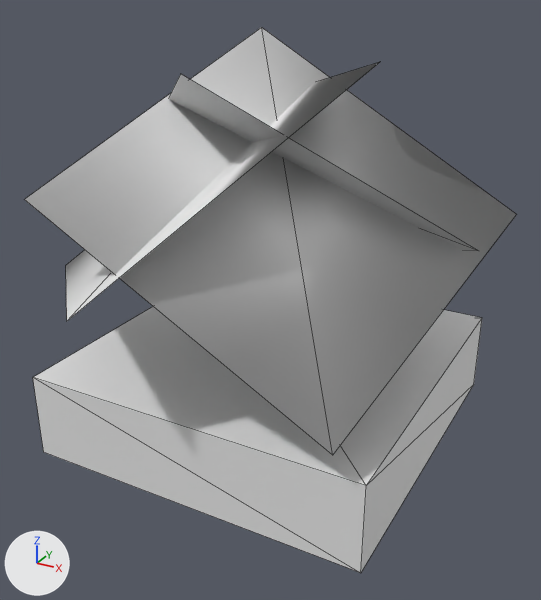
Before and after pictures for a commit that changed the OBJ model MWDF Project/MasterworkDwarfFortress/Utilities/Armok Vision/Armok Vision_Data/StreamingAssets/TileMeshes/BUSH.obj.
One viewpoint serves both versions: a camera (50 mm lens) standing at (1.93, -3.58, 2.58) and looking at (0.05, -0.15, 0.87). Lighting does not change. The marker at lower left points along +X, +Y and +Z. Mesh edges are drawn as thin lines. Where no turn or scale is listed for an object, it has been applied to the vertices.

Objects in the first picture: 'BUSH'.
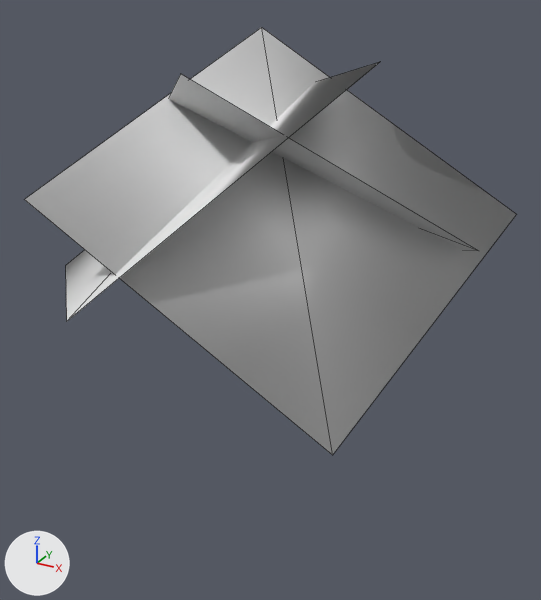
Pixel boxes (x1, y1, x2, y2) of what changed, in the pictures (541 x 600 px):
```json
{"object": "BUSH", "change": "reshaped", "before": [25, 27, 516, 573], "after": [25, 27, 516, 455], "on screen": "22% shorter"}
{"part": 1, "of": "me_bush", "change": "deleted", "before": [33, 306, 482, 573]}
```

The change, as JSON lines over the scene's bpy script:
```json
{"block": "me_bush", "where": "me_bush.from_pydata(...)  # 58 vertices, 73 faces; spans x -1.47..1.21, y -1.44..1.2, z 0.0..2.28"}
{"block": "me_bush", "where": "# used by ob_bush; location = (0.0, 0.0, 0.0)"}
{"block": "me_bush", "change": "me_bush part 1: the loose piece of 8 vertices spanning x -1.0..1.0, y -1.0..1.0, z 0.0..0.5 is deleted"}
```
